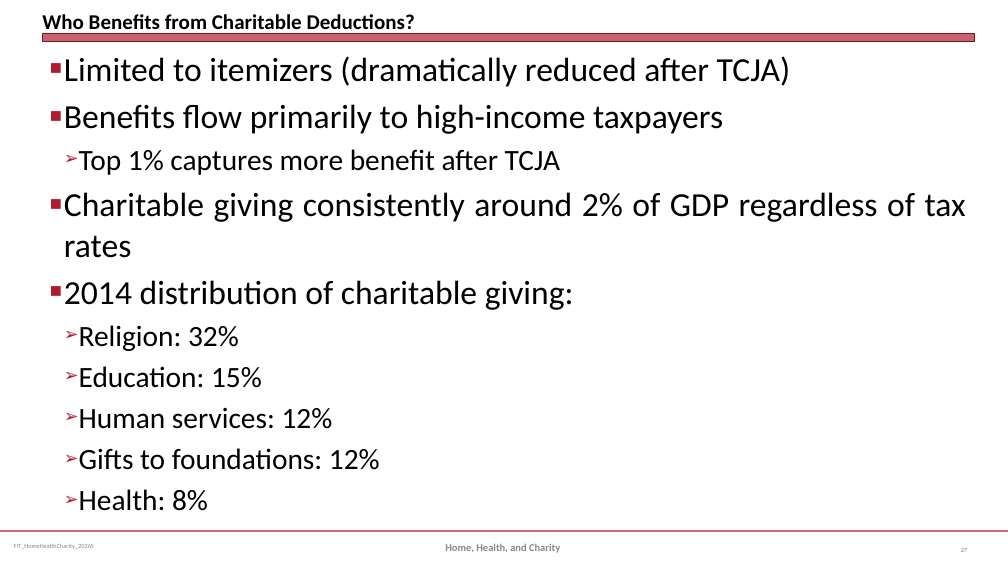
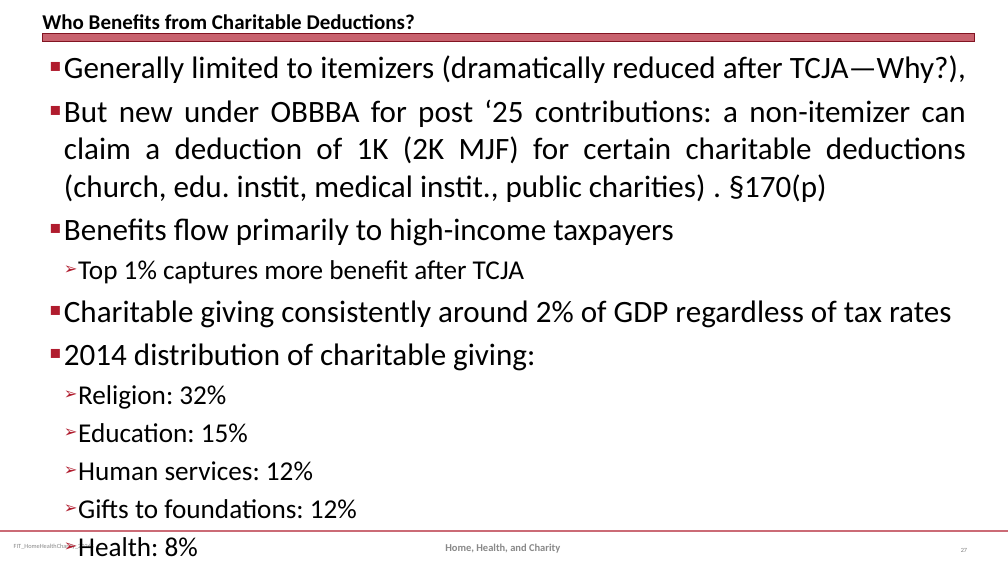
Before and after one commit to jmc877/Fed-Income-Tax, a slide deck: slide 27 of slides/FIT_HomeHealthCharity_2026S.pptx. Drawn at 1008x567 pixels with LibreOffice and Linux fonts; fonts in the diff are those of the drawing. Boxes give left, top, right and bottom in pixels: in the first picture for what was removed or moved away, otherwise in the second. Text is boxed around its words. In the diff, an @@ line names an element or a change of style, - is before the commit and + after.

```diff
--- a/slides/FIT_HomeHealthCharity_2026S.pptx
+++ b/slides/FIT_HomeHealthCharity_2026S.pptx
@@ text at box(64, 55, 966, 202): text changed; size 32 to 29.6 pt @@
-■ Limited to itemizers (dramatically reduced after TCJA)
+■ Generally limited to itemizers (dramatically reduced after TCJA—Why?),
+■ But new under OBBBA for post ‘25 contributions: a non-itemizer can claim a deduction of 1K (2K MJF) for certain charitable deductions (church, edu. instit, medical instit., public charities) . §170(p)
@@ text at box(64, 218, 952, 519): size 32 to 29.6 pt in "Benefits flow primarily to high-income taxpayers", "Charitable giving consistently around 2% of GDP ...", "2014 distribution of charitable giving:"; size 28 to 25.9 pt in "Top 1% captures more benefit after TCJA", "Religion: 32%", "Education: 15%", "Human services: 12%" and 2 more places @@
```
Also in this commit, not shown: 5 other slides changed, 2 other files.
